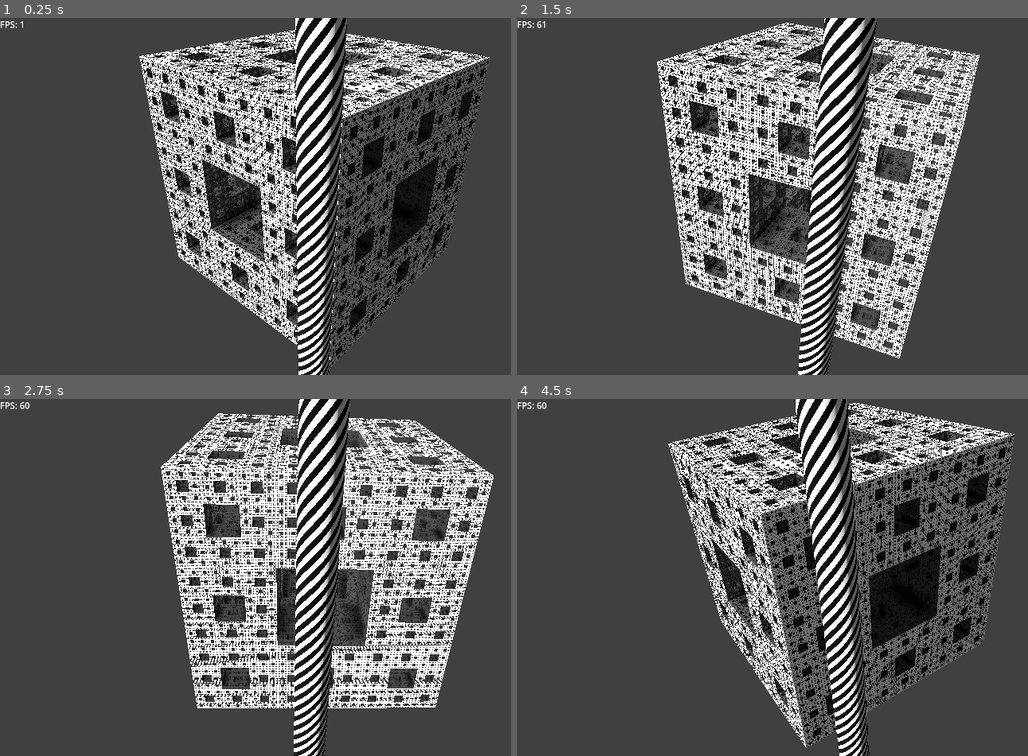
Above: before the commit, frames 1-4 (two rows, left to right).
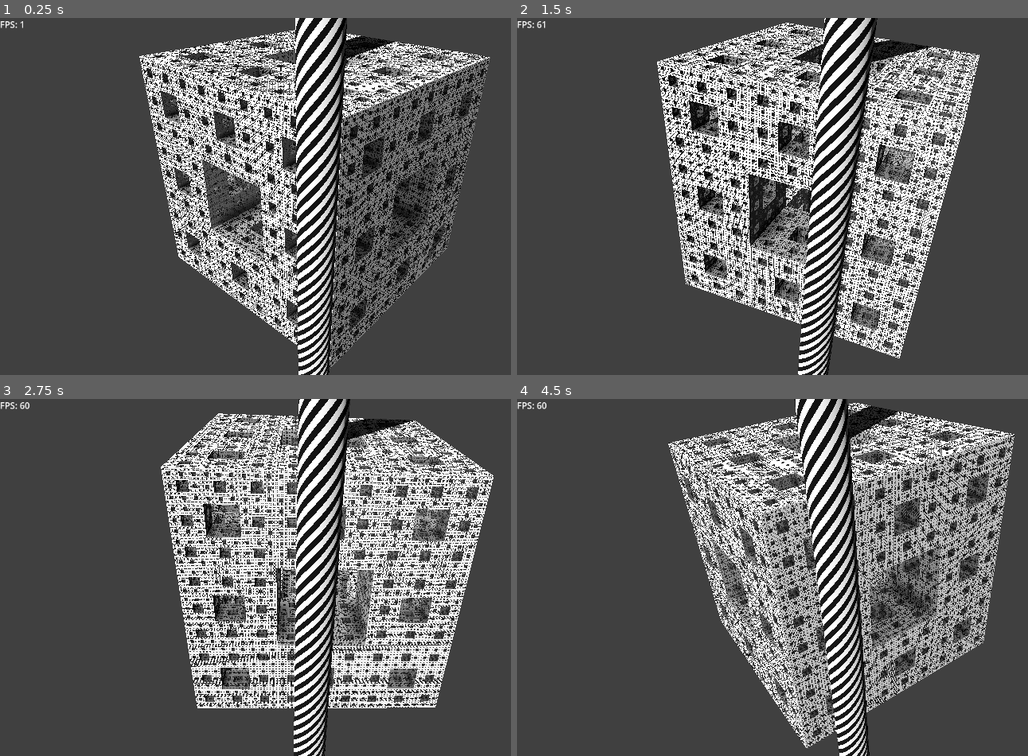
Above: after the commit, the same moments.

Repository: NormallyNormal/Marchless-Menger-Sponge
Game: Godot game, scene res://main.tscn
Same seed, same stepped clock (60 frames per second), same inputs: the game is played once before the commit and once after it.
Inputs:
- Up to frame 1 (0.25 s): no input
- Up to frame 2 (1.5 s): no input
- Up to frame 3 (2.75 s): no input
- Up to frame 4 (4.5 s): no input

The runs differ from the first frame. In frame 1, 14% of the frame differs, in the area x 27-96%, y 0-100%; in frame 2, 4.5%; in frame 3, 6.4%; in frame 4, 22%, in the area x 29-98%, y 0-100%.

Commit message:
Full shadows! Was way easier than I thought it would be!

Diff:
--- a/main.tscn
+++ b/main.tscn
@@ -22,10 +22,8 @@
 background_color = Color(0.0627451, 0.0627451, 0.0627451, 1)
 ambient_light_source = 2
 ambient_light_color = Color(1, 1, 1, 1)
-ambient_light_energy = 0.1
+ambient_light_energy = 0.02
 glow_enabled = true
-glow_intensity = 1.0
-glow_strength = 0.94
 
 [sub_resource type="SphereShape3D" id="SphereShape3D_0xm2m"]
 radius = 0.866
@@ -42,13 +40,15 @@
 
 [node name="Cylinder" type="MeshInstance3D" parent="SPONGE"]
 material_override = SubResource("StandardMaterial3D_7mycd")
-cast_shadow = 0
 mesh = SubResource("CylinderMesh_h2yge")
 skeleton = NodePath("../..")
 
 [node name="DirectionalLight3D" type="DirectionalLight3D" parent="."]
-transform = Transform3D(0.096072584, -0.6830603, -0.7240158, -0.1248934, -0.7299041, 0.67204297, -0.9875078, 0.025859889, -0.15543349, -4.191234, 2.8450701, -2.8093805)
+transform = Transform3D(-0.31497282, -0.61314076, -0.72446567, -0.1248934, -0.7299041, 0.6720429, -0.9408474, 0.30215618, 0.15332274, -1.9821792, 2.8450701, 1.1811547)
 shadow_enabled = true
+shadow_normal_bias = 3.0
+directional_shadow_mode = 1
+directional_shadow_max_distance = 5.0
 
 [node name="WorldEnvironment" type="WorldEnvironment" parent="."]
 environment = SubResource("Environment_ig7tw")
--- a/menger_sponge.gdshader
+++ b/menger_sponge.gdshader
@@ -212,7 +212,7 @@
 			}
 
 			if (cut == cut_iterations - 1) {
-				ALBEDO = ALBEDO * 0.2;
+				ALBEDO = ALBEDO * 0.5;
 				break;
 			}
 
@@ -293,15 +293,16 @@
 		);
 
 		float ao = mix(1.0, ao_total, ao_strength);
-		float depth_darken = exp(-float(total_level) * 0.1);
-		ALBEDO = ALBEDO * ao * depth_darken * 0.4;
+		float depth_darken = exp(-float(total_level) * 0.3);
+		ALBEDO = ALBEDO * ao * depth_darken;
 
 		vec3 interior_pos = VERTEX - normalize(VIEW) * total_ray_length;
+		if (level < 5) {
+			LIGHT_VERTEX = interior_pos;
+		}
 		clip_pos = PROJECTION_MATRIX * vec4(interior_pos, 1.0);
 		DEPTH = clip_pos.z / clip_pos.w;
 
-	} else {
-		ALBEDO = ALBEDO * ((FRONT_FACING) ? 1.0 : 0.4);
 	}
 }
 
--- a/project.godot
+++ b/project.godot
@@ -23,3 +23,6 @@
 [rendering]
 
 rendering_device/fallback_to_opengl3=false
+lights_and_shadows/directional_shadow/size=8192
+lights_and_shadows/directional_shadow/soft_shadow_filter_quality=0
+lights_and_shadows/directional_shadow/16_bits=false
